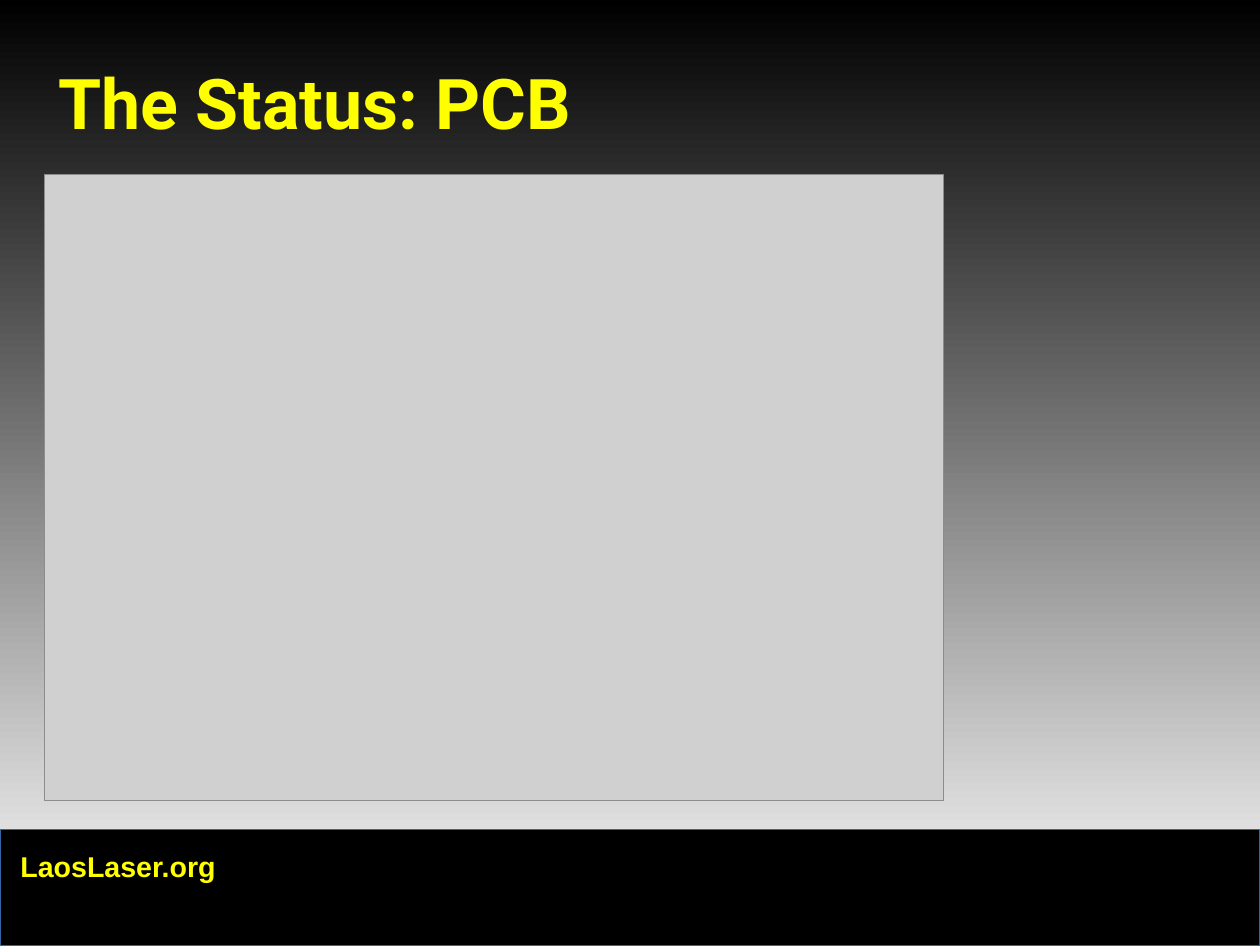
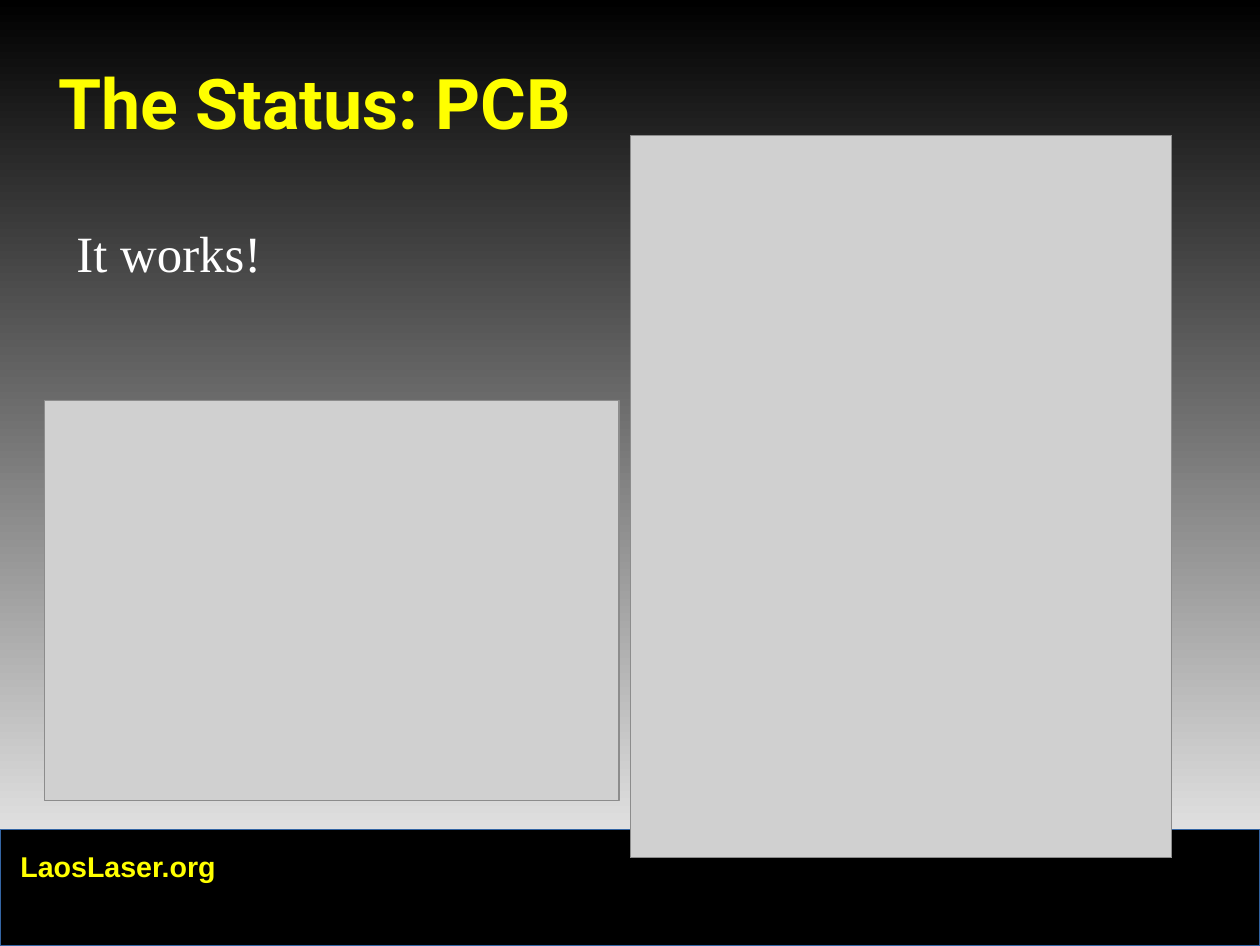
Before and after one commit to LaosLaser/Documentation, a slide deck: slide 9 of ccc-presentation.odp (slide 10 before the commit). Drawn at 1260x946 pixels with LibreOffice and Linux fonts; fonts in the diff are those of the drawing; grey boxes stand for pictures; background and template pictures are left out. Boxes give left, top, right and bottom in pixels: in the first picture for what was removed or moved away, otherwise in the second. Text is boxed around its words. In the diff, an @@ line names an element or a change of style, - is before the commit and + after.

```diff
--- a/ccc-presentation.odp
+++ b/ccc-presentation.odp
@@ picture added at (630,135,1172,858) @@
@@ text added at (76,236,261,273), 32 pt, text #FFFFFF @@
+It works!
@@ picture: place and size @@
-picture at (45,175,943,800)
+picture at (45,400,620,800)
```
Also in this commit, not shown: 6 other slides changed, 4 slides added, 3 slides removed.
